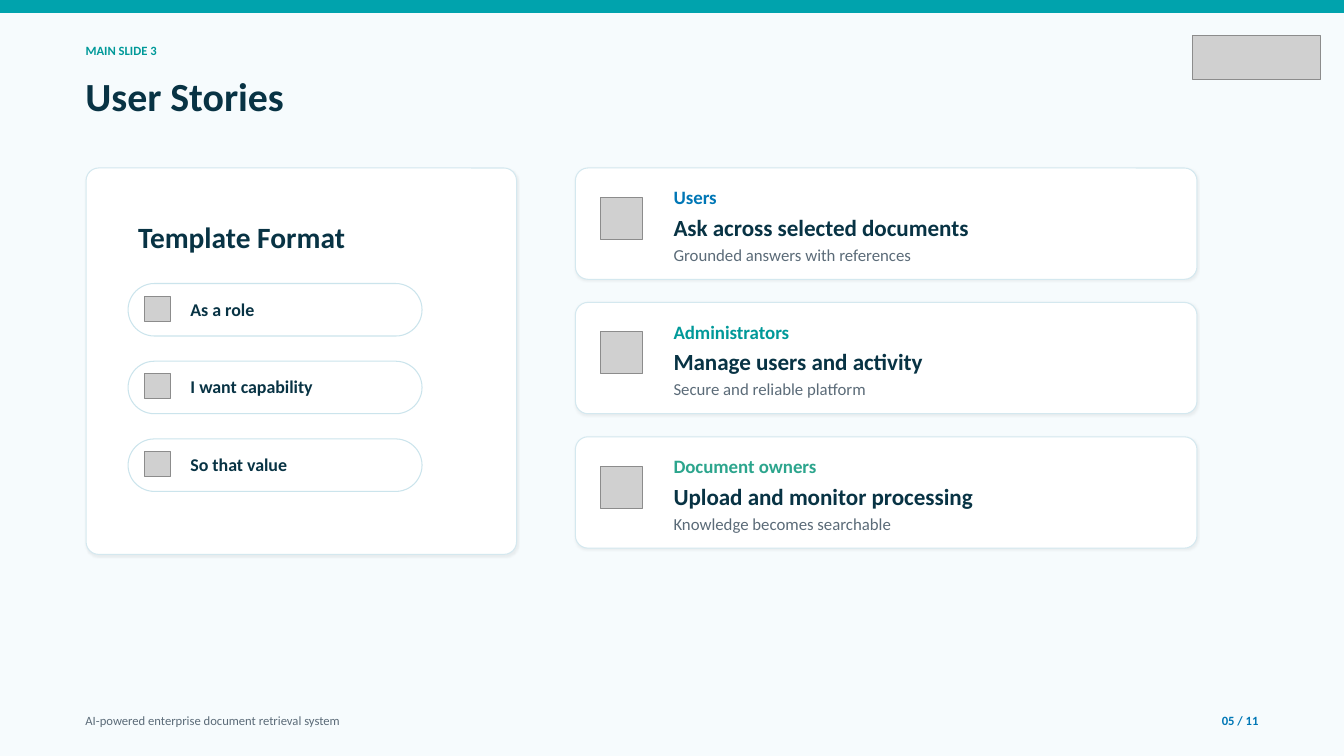
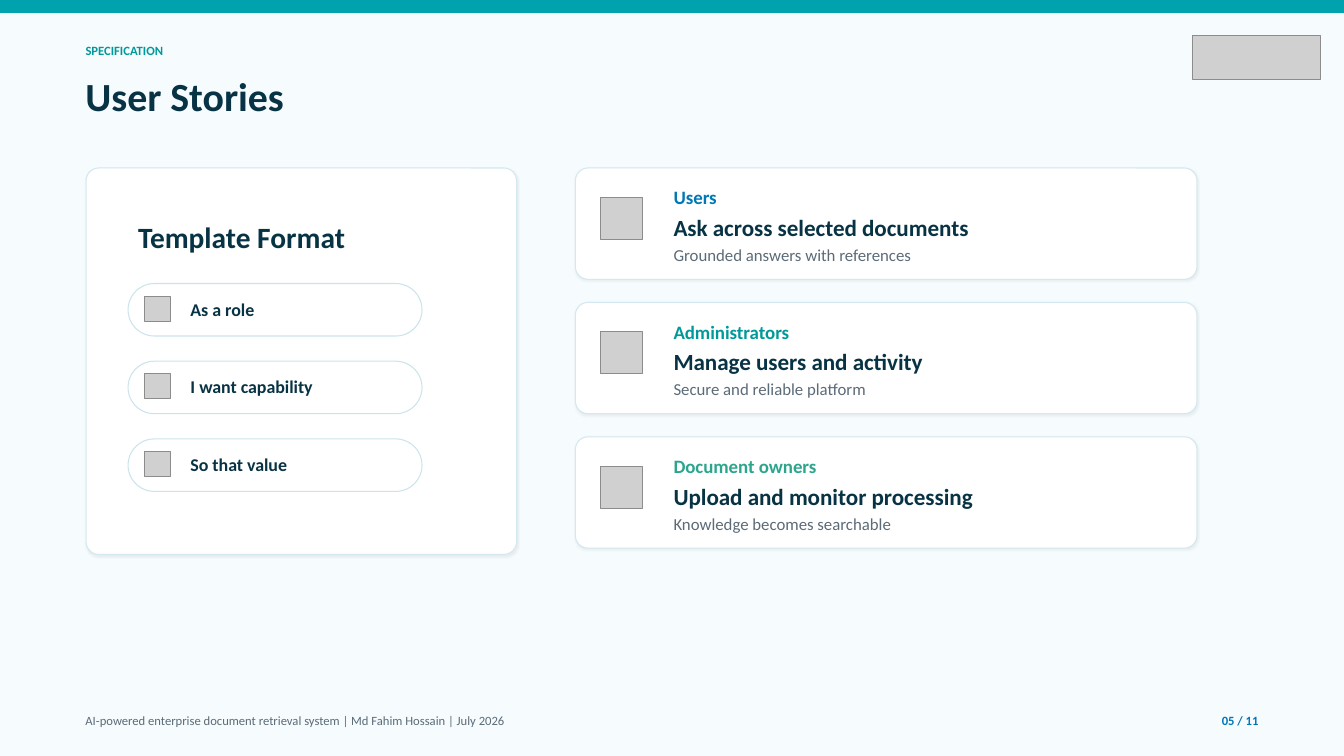
Before and after one commit to alifhossain174/Masters-Internship-Report, a slide deck: slide 5 of Software Specification & Design.pptx. Drawn at 1344x756 pixels with LibreOffice and Linux fonts; fonts in the diff are those of the drawing; grey boxes stand for pictures. Boxes give left, top, right and bottom in pixels: in the first picture for what was removed or moved away, otherwise in the second. Text is boxed around its words. In the diff, an @@ line names an element or a change of style, - is before the commit and + after.

```diff
--- a/Software Specification & Design.pptx
+++ b/Software Specification & Design.pptx
@@ text at (86, 46, 164, 55): text changed @@
-MAIN SLIDE 3
+SPECIFICATION
@@ text at (85, 716, 505, 727): text changed @@
-AI-powered enterprise document retrieval system
+AI-powered enterprise document retrieval system | Md Fahim Hossain | July 2026
```
Also in this commit, not shown: 10 other slides changed, 6 other files.
